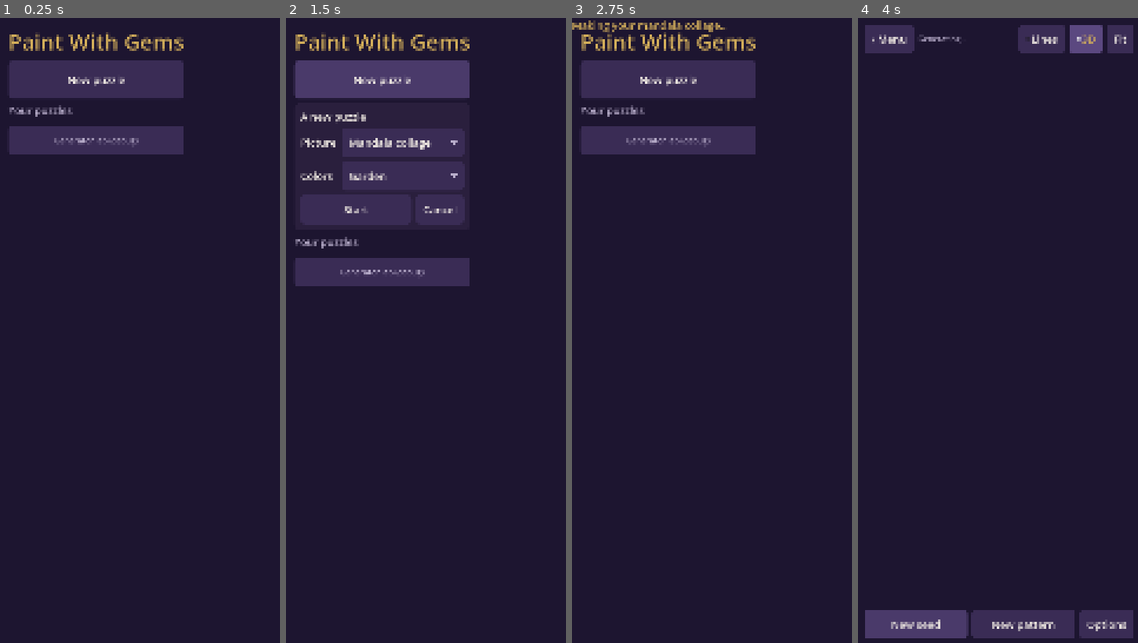
Above: before the commit, frames 1-4 (left to right).
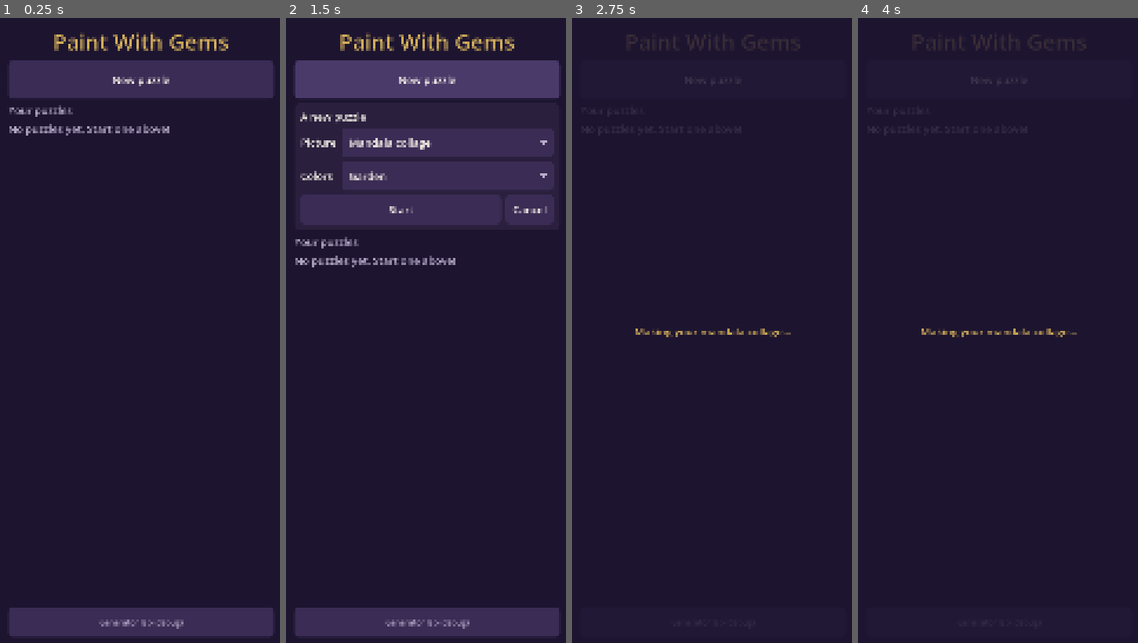
Above: after the commit, the same moments.

Repository: squishter/redesigned-octo-pancake
Game: Godot game, scene res://scenes/game/app.tscn
Two runs of this game, one before a commit and one after it. Both use one fixed random seed, a clock stepped at 60 frames per second and the inputs below.
Inputs (mouse positions are in pixels of both pictures, inside the frame that each line leads up to):
- Up to frame 1 (0.25 s): no input
- Up to frame 2 (1.5 s): click "New puzzle" at 0.5 s; click "New puzzle" at 1.25 s
- Up to frame 3 (2.75 s): click "Start" at 2 s
- Up to frame 4 (4 s): click "Generator lab (debug)" at 2.75 s; click (916, 624) at 3.5 s, where only the run before the commit has a clickable "New seed"

The runs differ from the first frame. In frame 1, 10% of the frame differs, in the area x 3-98%, y 2-99%; in frame 2, 15%; in frame 3, 8.1%; in frame 4, 7.2%.

Commit message:
Fix the game screens laying out at zero size
set_anchors_preset keeps a control's current rect, and new controls start
at 0x0, so the menu and play screen were squeezed to their minimum size and
the board had no height. Set the offsets too.

Co-Authored-By: Claude Opus 5.5 <noreply@anthropic.com>
Claude-Session: https://claude.ai/code/session_012LQ98ouQSfmigWkvsK1VMn

Diff:
--- a/scenes/game/main_menu.gd
+++ b/scenes/game/main_menu.gd
@@ -33,7 +33,7 @@
 
 
 func _ready() -> void:
-	set_anchors_preset(Control.PRESET_FULL_RECT)
+	set_anchors_and_offsets_preset(Control.PRESET_FULL_RECT)
 	var root := VBoxContainer.new()
 	root.set_anchors_and_offsets_preset(Control.PRESET_FULL_RECT, Control.PRESET_MODE_MINSIZE, 32)
 	add_child(root)
@@ -89,12 +89,12 @@
 	# Covers the menu while a puzzle is being made.
 	_busy = ColorRect.new()
 	(_busy as ColorRect).color = Color(LabTheme.BG, 0.85)
-	_busy.set_anchors_preset(Control.PRESET_FULL_RECT)
+	_busy.set_anchors_and_offsets_preset(Control.PRESET_FULL_RECT)
 	_busy.mouse_filter = Control.MOUSE_FILTER_STOP
 	_busy.visible = false
 	add_child(_busy)
 	_busy_label = Label.new()
-	_busy_label.set_anchors_preset(Control.PRESET_FULL_RECT)
+	_busy_label.set_anchors_and_offsets_preset(Control.PRESET_FULL_RECT)
 	_busy_label.horizontal_alignment = HORIZONTAL_ALIGNMENT_CENTER
 	_busy_label.vertical_alignment = VERTICAL_ALIGNMENT_CENTER
 	_busy_label.add_theme_color_override("font_color", LabTheme.GOLD)
--- a/scenes/game/play_screen.gd
+++ b/scenes/game/play_screen.gd
@@ -61,7 +61,7 @@
 
 
 func _ready() -> void:
-	set_anchors_preset(Control.PRESET_FULL_RECT)
+	set_anchors_and_offsets_preset(Control.PRESET_FULL_RECT)
 	var root := VBoxContainer.new()
 	root.set_anchors_and_offsets_preset(Control.PRESET_FULL_RECT, Control.PRESET_MODE_MINSIZE, 24)
 	add_child(root)
@@ -105,11 +105,11 @@
 	_area.clip_contents = true
 	root.add_child(_area)
 	_board = GemBoard3D.new()
-	_board.set_anchors_preset(Control.PRESET_FULL_RECT)
+	_board.set_anchors_and_offsets_preset(Control.PRESET_FULL_RECT)
 	_area.add_child(_board)
 	_overlay = SlotOverlay.new()
 	_overlay.board = _board
-	_overlay.set_anchors_preset(Control.PRESET_FULL_RECT)
+	_overlay.set_anchors_and_offsets_preset(Control.PRESET_FULL_RECT)
 	_area.add_child(_overlay)
 	_board.stroke_filter = _can_stroke
 	_board.stroke_started.connect(_on_stroke_started)
@@ -399,7 +399,7 @@
 	banner.horizontal_alignment = HORIZONTAL_ALIGNMENT_CENTER
 	banner.vertical_alignment = VERTICAL_ALIGNMENT_CENTER
 	banner.mouse_filter = Control.MOUSE_FILTER_IGNORE
-	banner.set_anchors_preset(Control.PRESET_FULL_RECT)
+	banner.set_anchors_and_offsets_preset(Control.PRESET_FULL_RECT)
 	_area.add_child(banner)
 	banner.pivot_offset = _area.size / 2.0
 	banner.scale = Vector2(0.3, 0.3)
--- a/scenes/game/slot_overlay.gd
+++ b/scenes/game/slot_overlay.gd
@@ -59,7 +59,7 @@
 	add_child(_shapes)
 	_shapes.draw.connect(_draw_shapes)
 	_labels.mouse_filter = Control.MOUSE_FILTER_IGNORE
-	_labels.set_anchors_preset(Control.PRESET_FULL_RECT)
+	_labels.set_anchors_and_offsets_preset(Control.PRESET_FULL_RECT)
 	add_child(_labels)
 	_labels.draw.connect(_draw_labels)
 	board.view_changed.connect(_follow_view)
